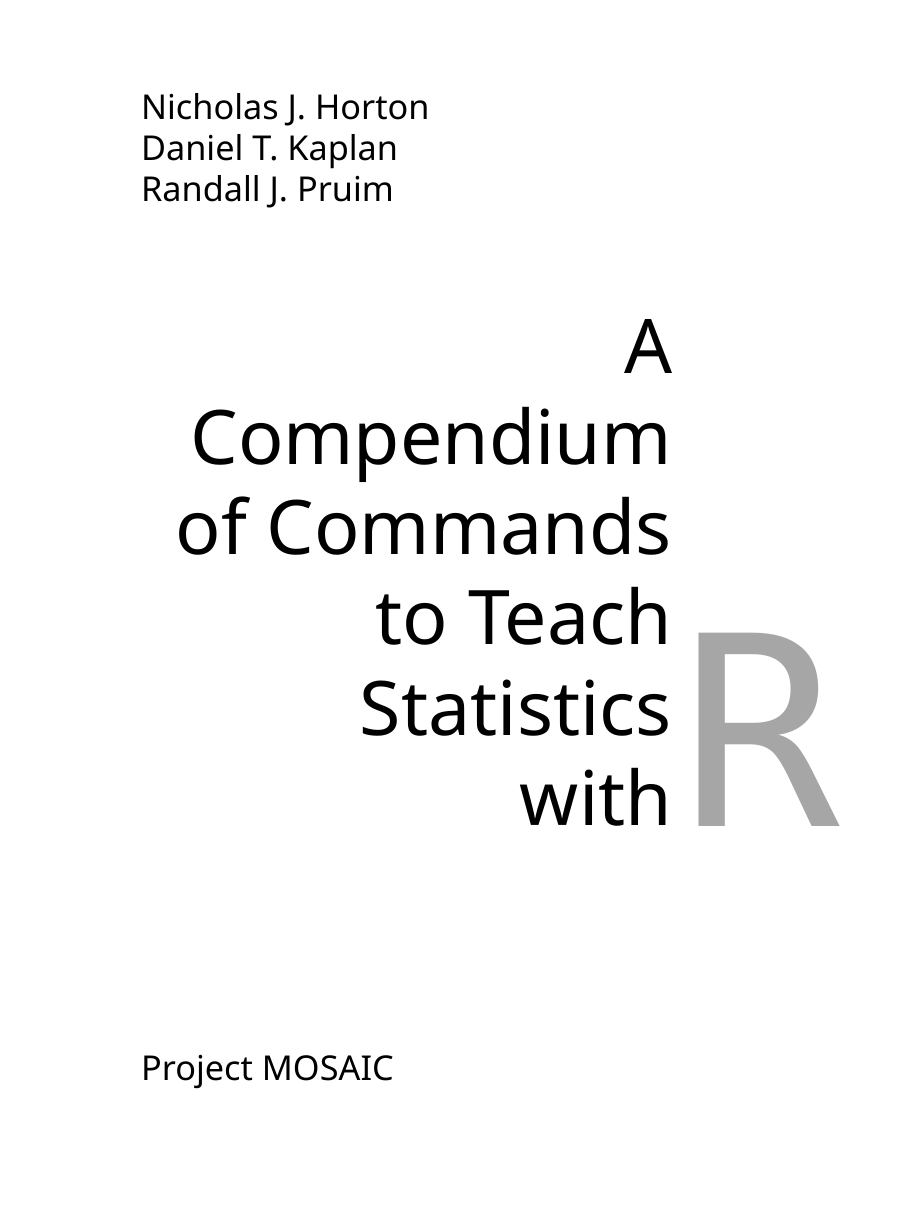
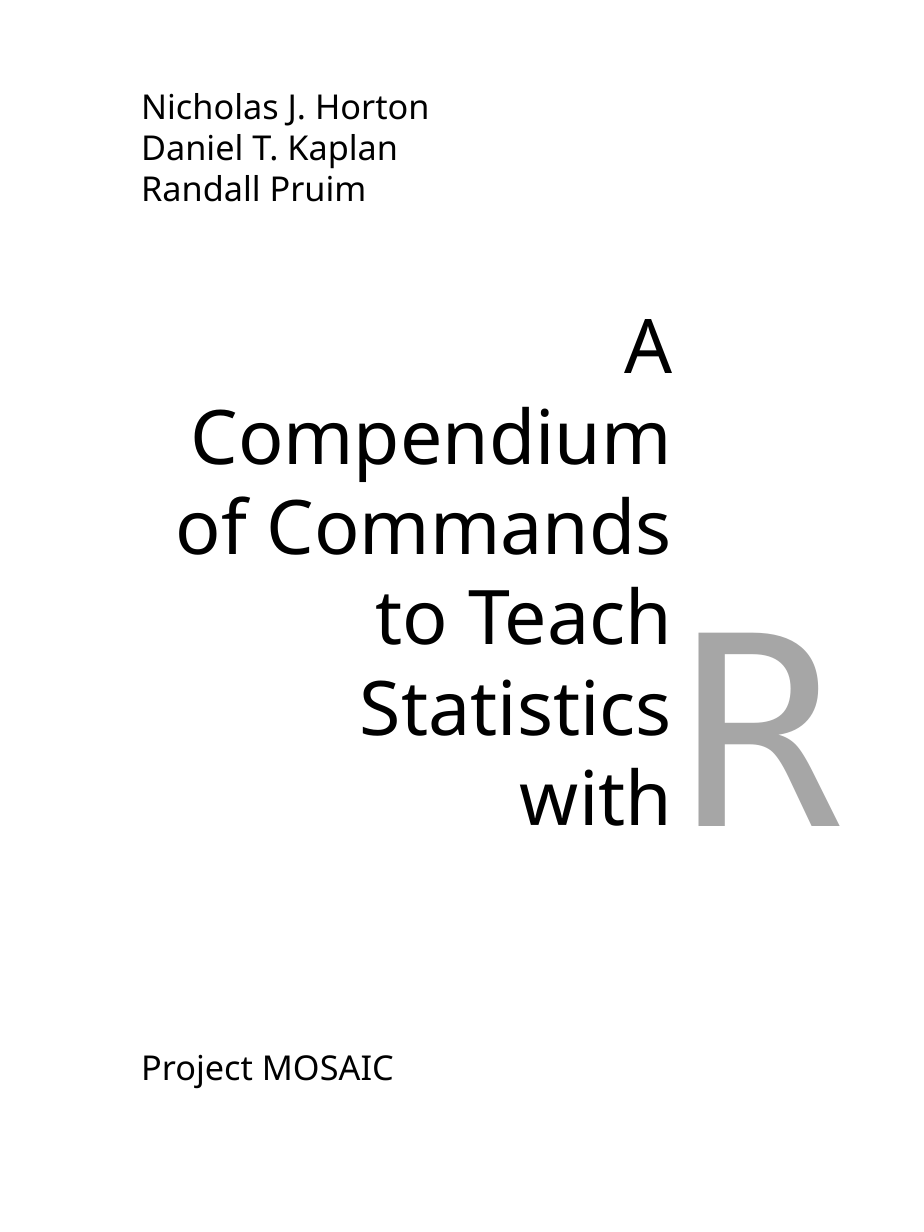
Before and after one commit to dtkaplan/TeachStatsWithR, a slide deck: slide 1 of Traditional/core-cover.pptx. Drawn at 924x1232 pixels with LibreOffice and Linux fonts; fonts in the diff are those of the drawing. Boxes give left, top, right and bottom in pixels: in the first picture for what was removed or moved away, otherwise in the second. Text is boxed around its words. In the diff, an @@ line names an element or a change of style, - is before the commit and + after.

```diff
--- a/Traditional/core-cover.pptx
+++ b/Traditional/core-cover.pptx
@@ text at box(141, 175, 367, 202): text changed @@
-Randall J. Pruim
+Randall Pruim
```
Also in this commit, not shown: 3 other files.
